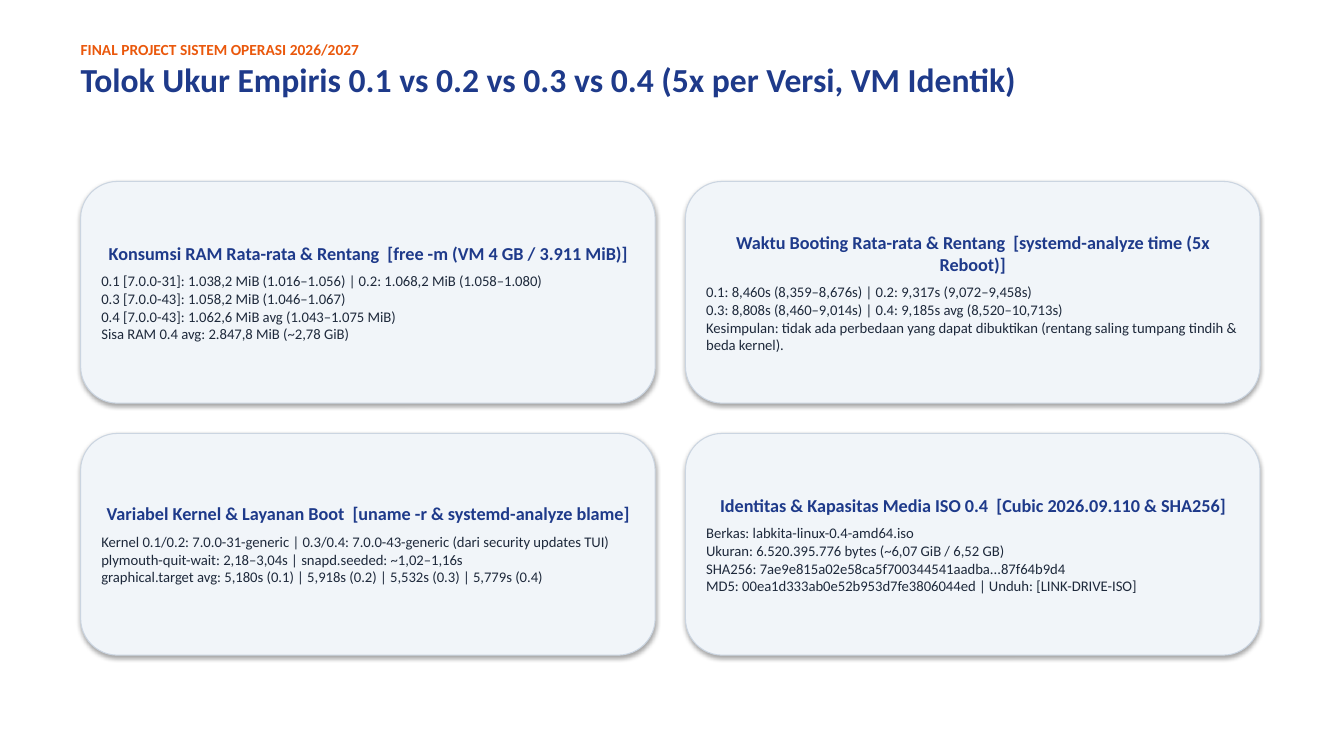
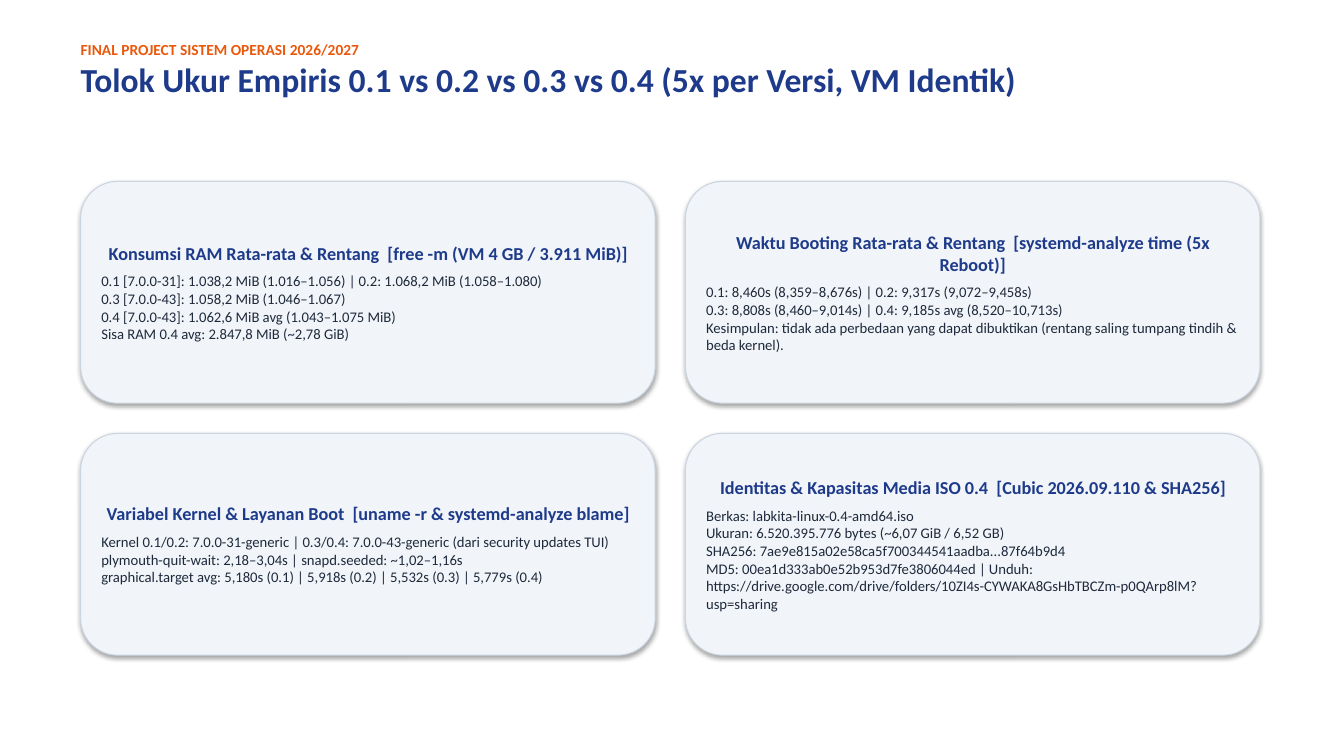
Before and after one commit to luvices/labkita, a slide deck: slide 8 of docs/presentation/labkita-presentation.pptx. Drawn at 1344x756 pixels with LibreOffice and Linux fonts; fonts in the diff are those of the drawing. Boxes give left, top, right and bottom in pixels: in the first picture for what was removed or moved away, otherwise in the second. Text is boxed around its words. In the diff, an @@ line names an element or a change of style, - is before the commit and + after.

Commit message:
docs: tambahkan tautan unduhan ISO LabKita 0.4

```diff
--- a/docs/presentation/labkita-presentation.pptx
+++ b/docs/presentation/labkita-presentation.pptx
@@ text in rounded rectangle at [706, 510, 1197, 612]: text changed @@
-Berkas: labkita-linux-0.4-amd64.iso
-Ukuran: 6.520.395.776 bytes (~6,07 GiB / 6,52 GB)
-SHA256: 7ae9e815a02e58ca5f700344541aadba...87f64b9d4
-MD5: 00ea1d333ab0e52b953d7fe3806044ed | Unduh: [LINK-DRIVE-ISO]
+Berkas: labkita-linux-0.4-amd64.iso
+Ukuran: 6.520.395.776 bytes (~6,07 GiB / 6,52 GB)
+SHA256: 7ae9e815a02e58ca5f700344541aadba...87f64b9d4
+MD5: 00ea1d333ab0e52b953d7fe3806044ed | Unduh: https://drive.google.com/drive/folders/10ZI4s-CYWAKA8GsHbTBCZm-p0QArp8lM?usp=sharing
```
Also in this commit, not shown: 4 other files.
